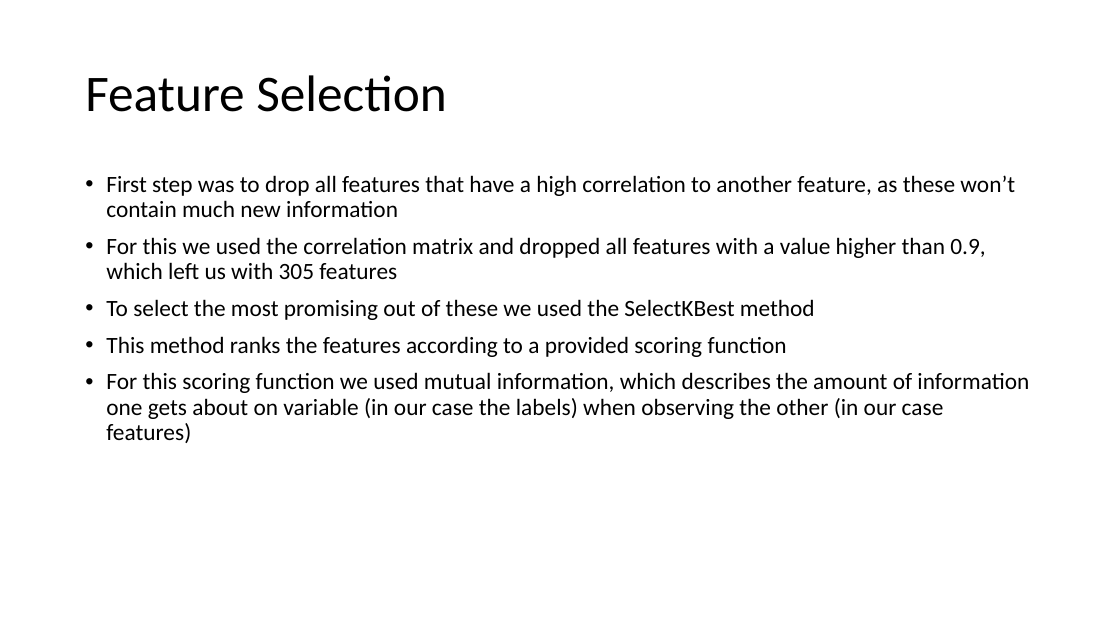
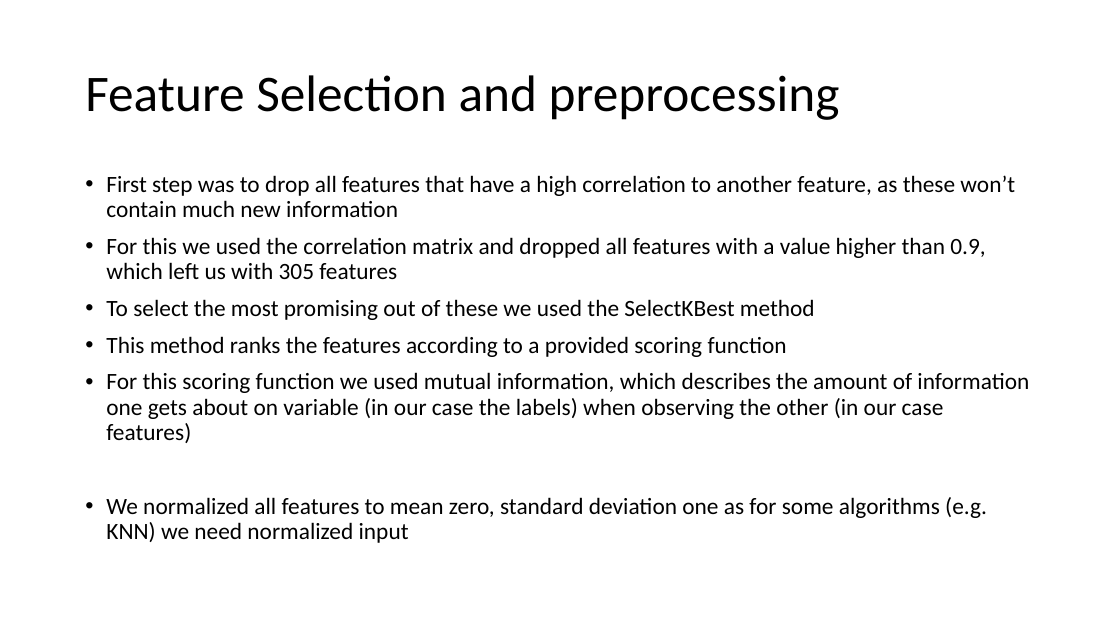
Before and after one commit to sandroassek/SS23_UE_MLPC, a slide deck: slide 3 of Task 3.pptx. Drawn at 1120x630 pixels with LibreOffice and Linux fonts; fonts in the diff are those of the drawing. Boxes give left, top, right and bottom in pixels: in the first picture for what was removed or moved away, otherwise in the second. Text is boxed around its words. In the diff, an @@ line names an element or a change of style, - is before the commit and + after.

```diff
--- a/Task 3.pptx
+++ b/Task 3.pptx
@@ title at [85,75,840,120]: text changed @@
-Feature Selection
+Feature Selection and preprocessing
@@ text at [106,497,987,543]: paragraph added @@
+• We normalized all features to mean zero, standard deviation one as for some algorithms (e.g. KNN) we need normalized input
```
Also in this commit, not shown: 2 other slides changed, 3 slides added.
